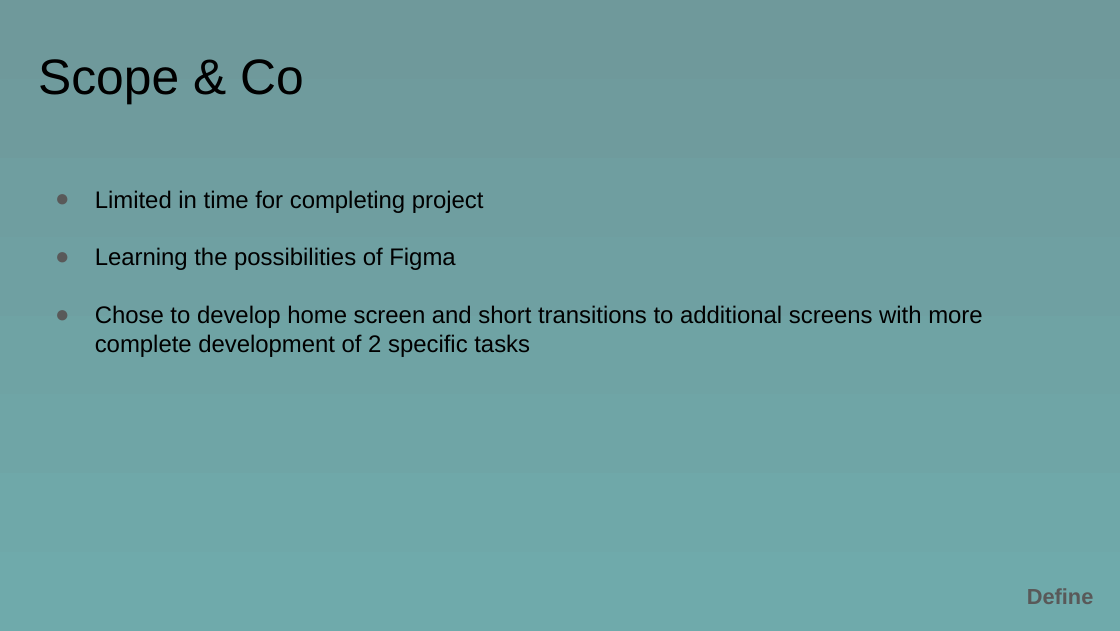
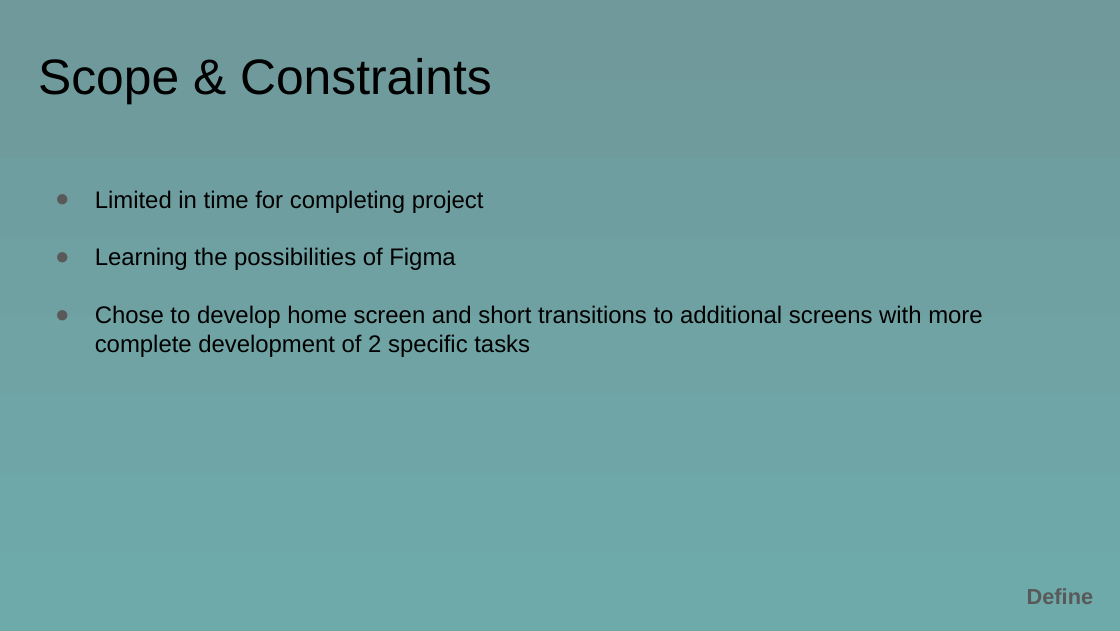
Before and after one commit to hlarkins/Book-Bay, a slide deck: slide 17 of BookBay.pptx (slide 14 before the commit). Drawn at 1120x631 pixels with LibreOffice and Linux fonts; fonts in the diff are those of the drawing. Boxes give left, top, right and bottom in pixels: in the first picture for what was removed or moved away, otherwise in the second. Text is boxed around its words. In the diff, an @@ line names an element or a change of style, - is before the commit and + after.

```diff
--- a/BookBay.pptx
+++ b/BookBay.pptx
@@ title at <box>38,58,492,105</box>: text changed @@
-Scope & Co
+Scope & Constraints
```
Also in this commit, not shown: 5 other slides changed, 5 slides added, 1 slide removed.
